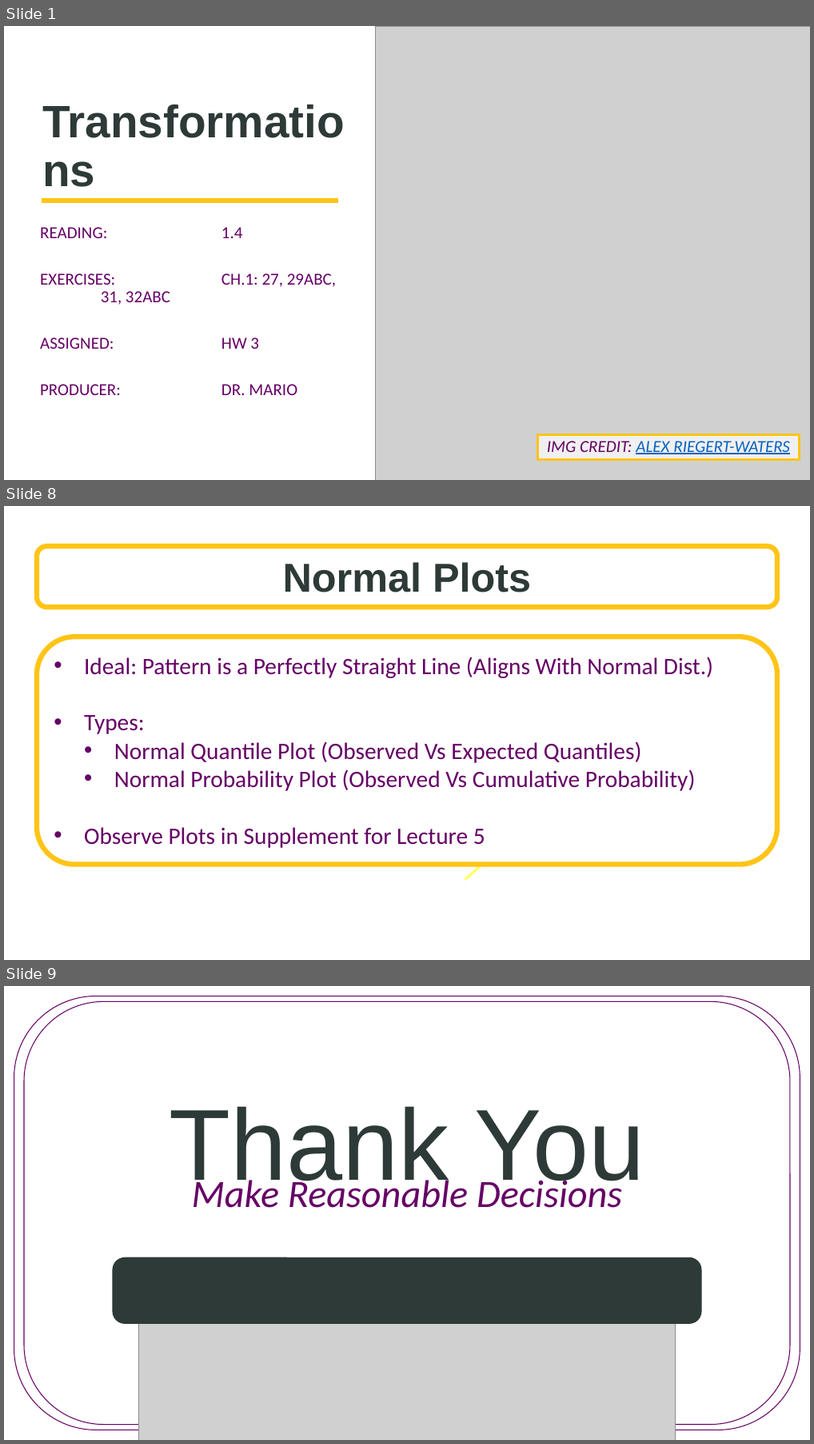
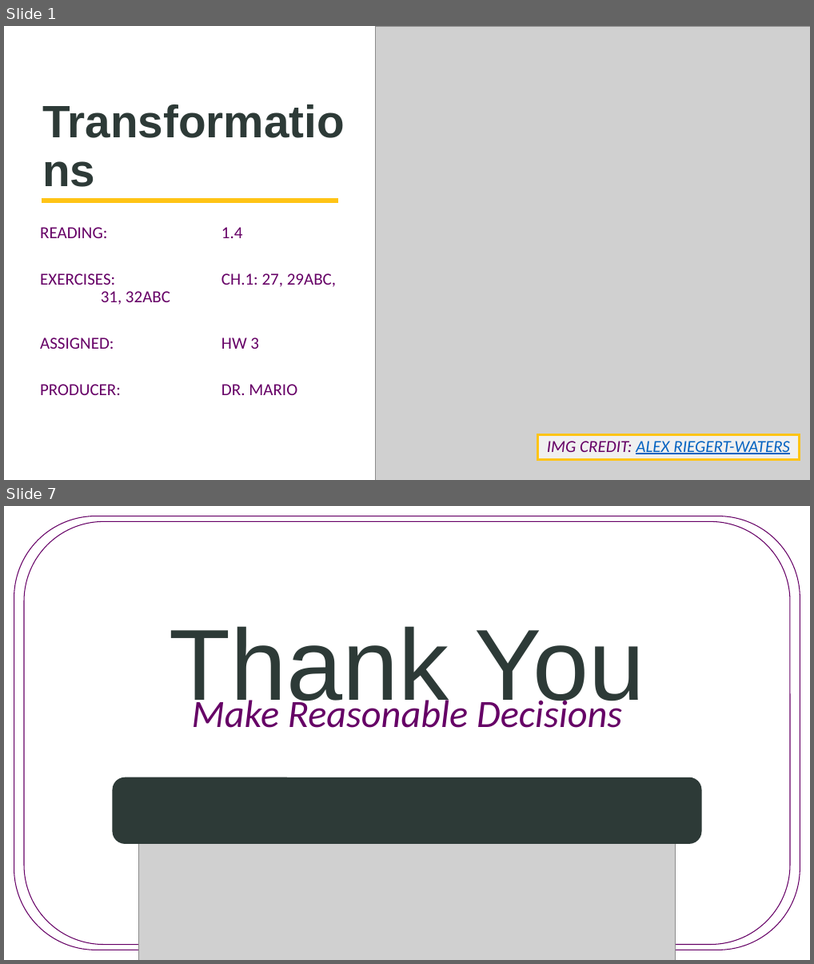
Before and after one commit to SuperMarioGiacomazzo/STOR455_WEBSITE, a slide deck: Lectures/6 - Transformations.pptx. Shown one above the other, each under a label of ours: slides 1, 8 and 9 before the commit, slides 1 and 7 after it; the slides between them are not shown. The pictures are 814x1444 and 814x964 pixels, drawn with LibreOffice and Linux fonts; fonts in the diff are those of the drawing; grey boxes stand for pictures; background and template pictures are left out. Boxes give left, top, right and bottom in pixels: in the first picture for what was removed or moved away, otherwise in the second. Text is boxed around its words. In the diff, an @@ line names an element or a change of style, - is before the commit and + after.

```diff
--- a/Lectures/6 - Transformations.pptx
+++ b/Lectures/6 - Transformations.pptx
@@ slide 8 removed at (4,506,810,960), background picture (left out) @@
@@ rounded rectangle removed at (37,546,778,607) @@
-Normal Plots
@@ rounded rectangle removed at (37,636,778,864) @@
-• Ideal: Pattern is a Perfectly Straight Line (Aligns With Normal Dist.)
-• Types:
-  • Normal Quantile Plot (Observed Vs Expected Quantiles)
-  • Normal Probability Plot (Observed Vs Cumulative Probability)
-• Observe Plots in Supplement for Lecture 5
@@ arrow removed from (465, 880) to (506, 844) @@
@@ what was slide 9 is now slide 7 @@
```
Also in this commit, not shown: 1 slide changed, 4 slides added, 5 other slides removed, 3 other files.
